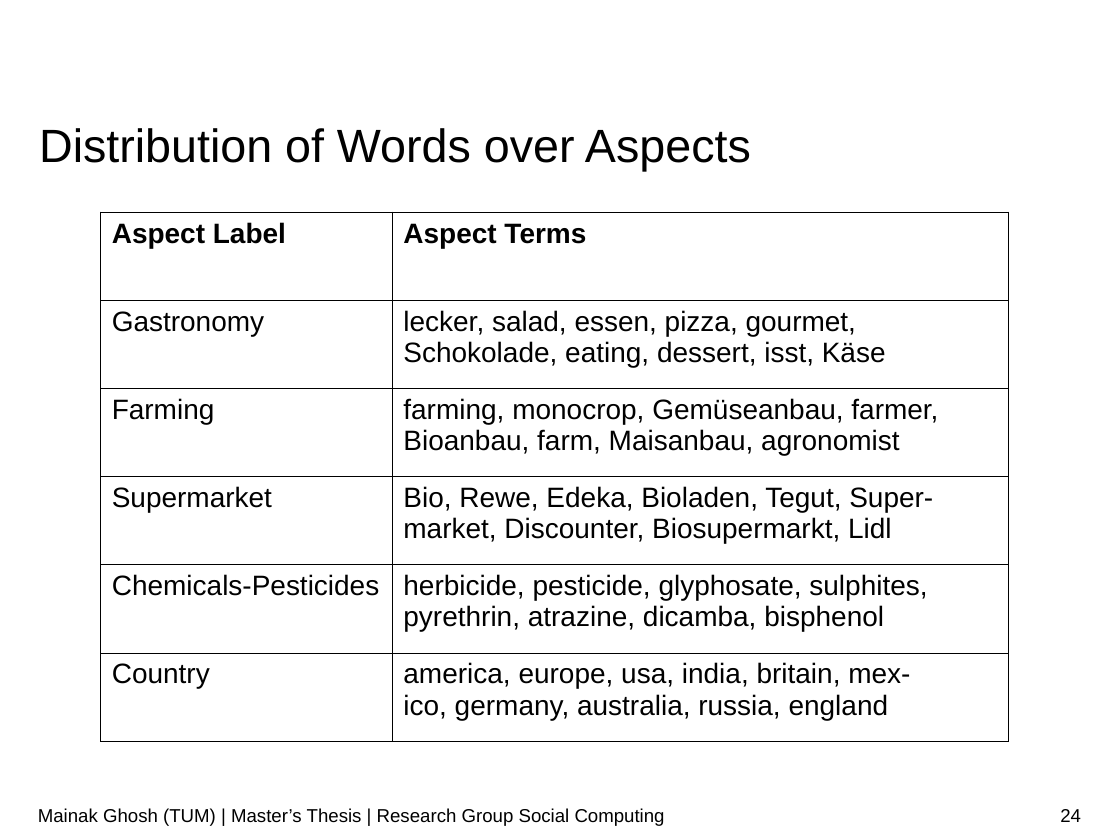
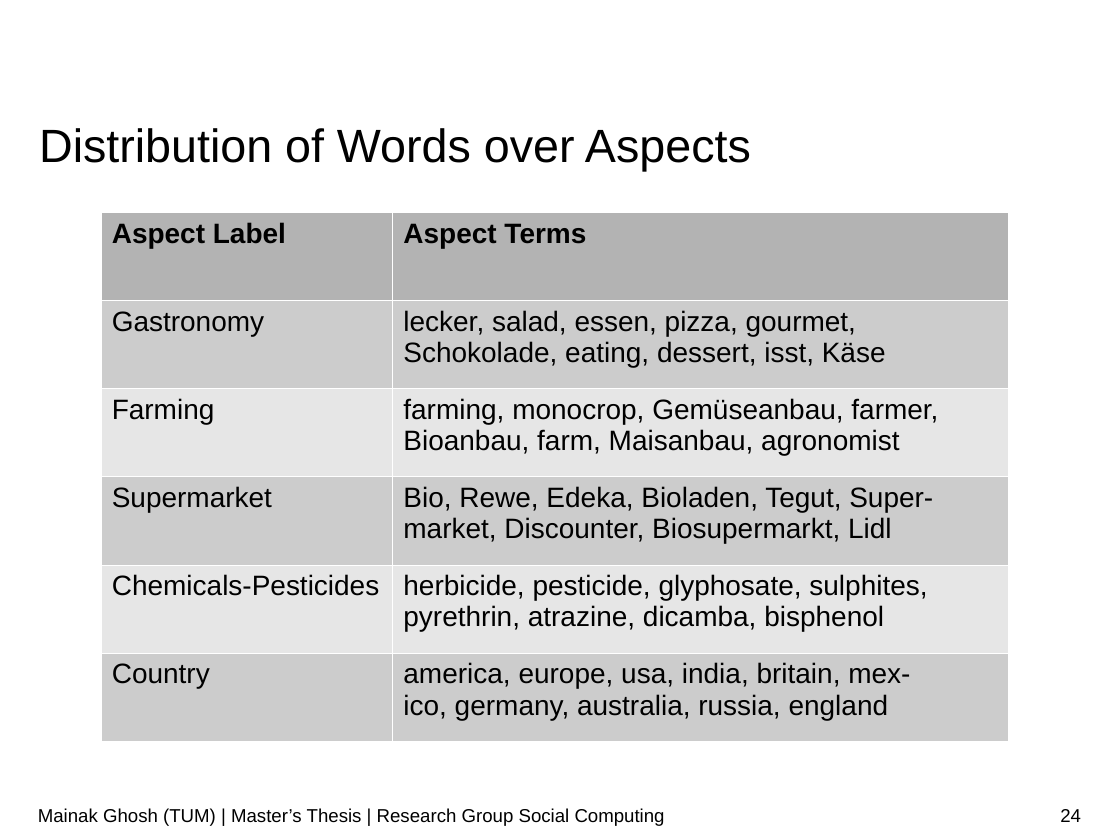
Before and after one commit to ghoshmainak/mainak-master-thesis, a slide deck: slide 24 of report/thesis-ppt.odp. Drawn at 1120x840 pixels with LibreOffice and Linux fonts; fonts in the diff are those of the drawing; background and template pictures are left out. Boxes give left, top, right and bottom in pixels: in the first picture for what was removed or moved away, otherwise in the second. Text is boxed around its words. In the diff, an @@ line names an element or a change of style, - is before the commit and + after.

Commit message:
ppt

```diff
--- a/report/thesis-ppt.odp
+++ b/report/thesis-ppt.odp
@@ table at (x1=101, y1=212, x2=1008, y2=740) @@
@@ fill none to #B3B3B3 in row 1 @@
@@ fill none to #CCCCCC in 6 cells @@
@@ fill none to #E6E6E6 in 4 cells @@
@@ borders changed @@
```
Also in this commit, not shown: 2 other slides changed, 1 other file.
